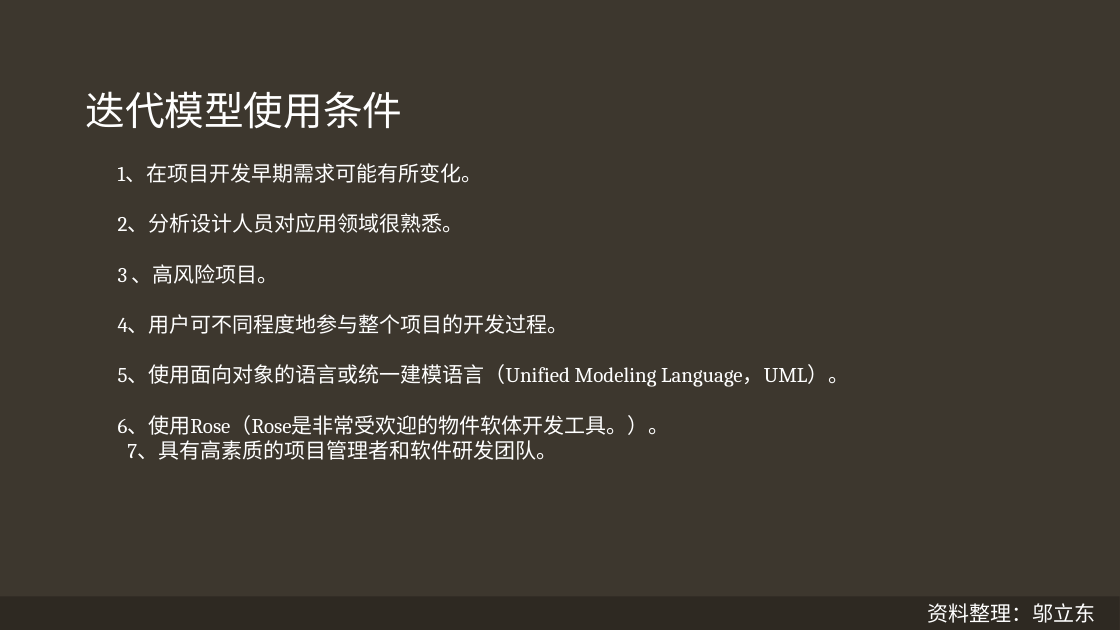
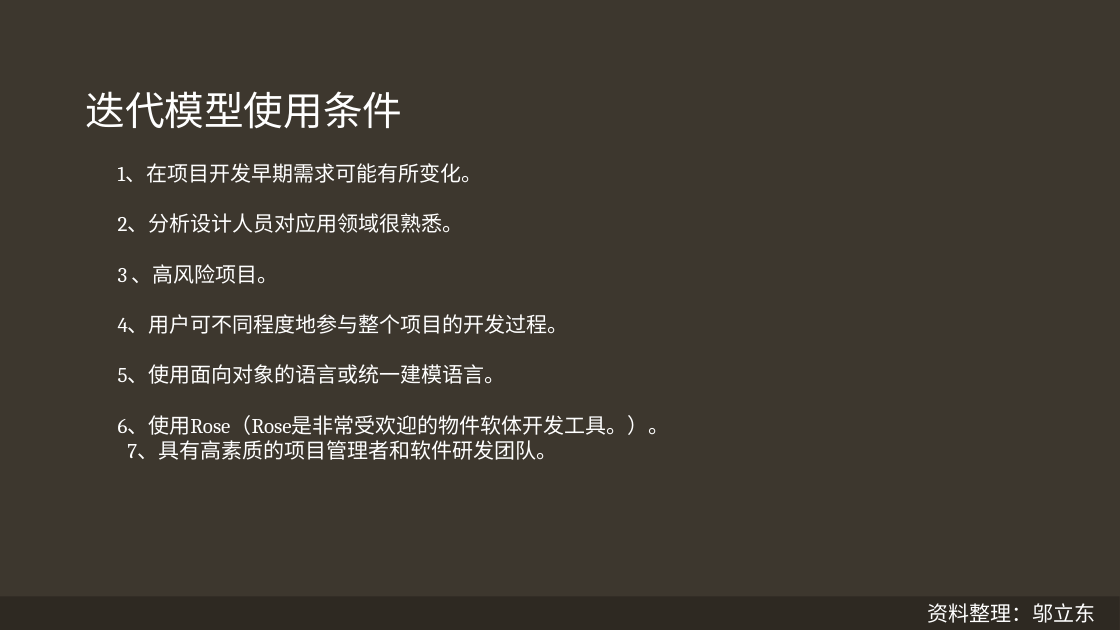
Before and after one commit to shangzhaoxiaozi/PRD-21, a slide deck: slide 6 of PRD21/迭代模型与RUP介绍.pptx. Drawn at 1120x630 pixels with LibreOffice and Linux fonts; fonts in the diff are those of the drawing. Boxes give left, top, right and bottom in pixels: in the first picture for what was removed or moved away, otherwise in the second. Text is boxed around its words. In the diff, an @@ line names an element or a change of style, - is before the commit and + after.

Commit message:
qwqw

```diff
--- a/PRD21/迭代模型与RUP介绍.pptx
+++ b/PRD21/迭代模型与RUP介绍.pptx
@@ text at box(118, 364, 506, 384): text changed @@
-5、使用面向对象的语言或统一建模语言（Unified Modeling Language，UML）。
+5、使用面向对象的语言或统一建模语言。
```
